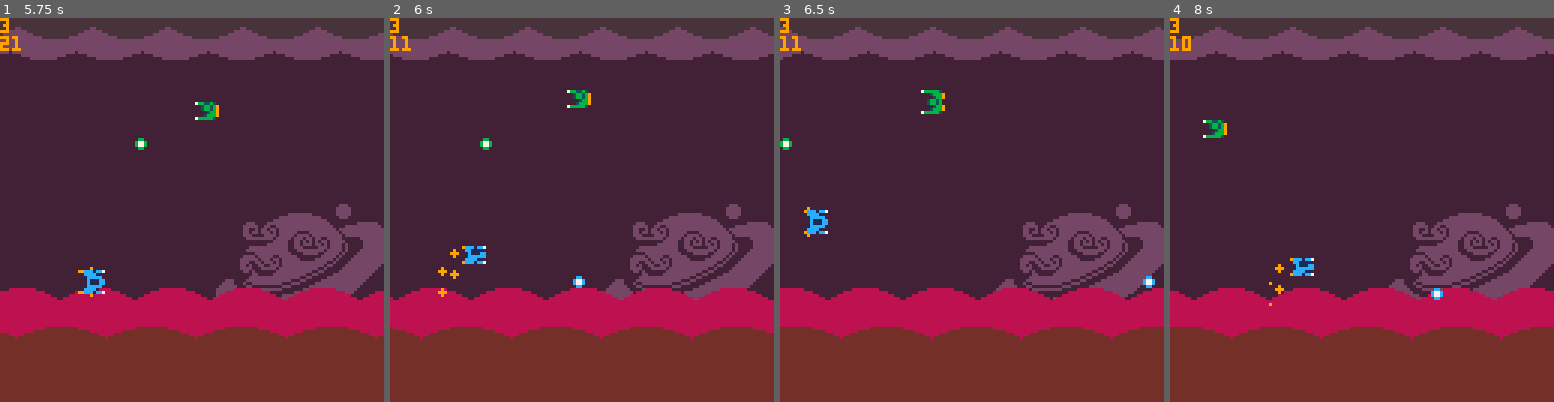
Above: before the commit, frames 1-4 (left to right).
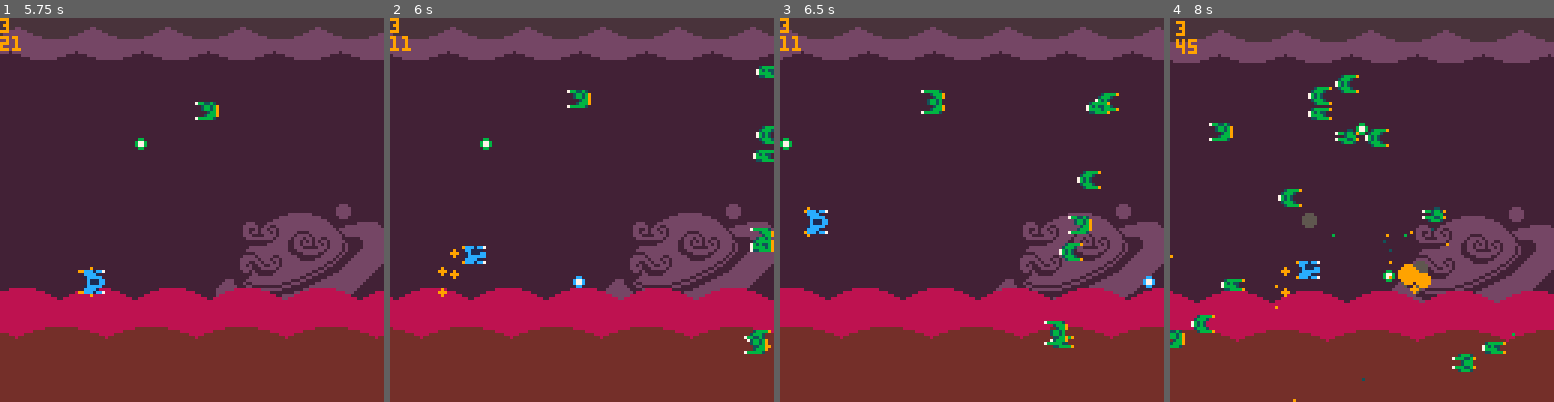
Above: after the commit, the same moments.

Repository: Sarah-Duck/toxic-invaders
Game: PICO-8 cartridge pico-bhell.p8
Two runs of this game, one before a commit and one after it. Both use one fixed random seed, a clock stepped at 60 frames per second and the inputs below.
Inputs:
- Up to frame 1 (5.75 s): tap O (Z key) at 0.33, 0.7, 1.43, 2.22, 3.1, 3.98, 4.87 s; hold Left 1.97-2.37 s; hold Down 2.42-2.82 s; hold Right 2.87-3.53 s; hold Up 3.58-4.08 s; hold Right 4.13-4.53 s; hold Down 4.58-5.08 s; hold Left from 5.13 s (still down)
- Up to frame 2 (6 s): tap O (Z key) at 5.75 s; release Left at 5.8 s; hold Up from 5.85 s (still down)
- Up to frame 3 (6.5 s): release Up at 6.18 s; hold Left from 6.23 s (still down)
- Up to frame 4 (8 s): release Left at 6.63 s; tap O (Z key) at 6.63, 7.52 s; hold Down 6.68-7.08 s; hold Right 7.13-7.8 s; hold Up from 7.85 s (still down)

Frame 1 is identical in both runs. In frame 2, 1.1% of the frame differs, in the area x 92-100%, y 12-88%; in frame 3, 1.2%; in frame 4, 9.1%, in the area x 0-100%, y 0-100%.

Commit message:
Programed the "ball shooter" and made some changes here and there

Diff:
--- a/enemies.lua
+++ b/enemies.lua
@@ -38,7 +38,7 @@
     function enemy.collide(object)
         if enemy.x+4 >= object.x and enemy.x+4 <= object.x+object.w and enemy.y+4 >= object.y and enemy.y+4 <= object.y+object.h and object.inv < 0 then
             object:shot()
-            explosion(enemy.x, enemy.y)
+            explosion(enemy.x+4, enemy.y+4)
             enemy.health -= 2
         end
     end
@@ -148,3 +148,81 @@
 
     add(enemies, enemy)
 end
+
+--Big ol fella that shoots CIRCLES of BULLETS!!!!!!
+
+function addballshooter(x, y, health, speed)
+    local enemy = {}
+    enemy.x = x
+    enemy.y = y
+    enemy.offset = rnd()
+    enemy.w = 8*4
+    enemy.h = 8*2
+    enemy.inv = -1
+    enemy.health = health
+    enemy.shootcooldown = 0
+    enemy.speed = speed
+
+    function enemy.draw(enemy)
+        if enemy.inv < 0 or ceil(enemy.inv*10%2) == 1 then
+            local sprite = 55
+            if enemy.health < 7 then sprite = 39 end
+            spr(sprite, enemy.x, enemy.y, 4, 1, false, true)
+            spr(sprite, enemy.x, enemy.y+8, 4, 1)
+        end
+    end
+
+    function enemy.shot(enemy)
+        --explode
+        explosion(enemy.x+rnd(16), enemy.y+rnd(8))
+        --and reduce health
+        enemy.health -= 1
+        enemy.inv = 0.5
+        sfx(4)
+    end
+
+    function enemy.collide(object)
+        if enemy.x+4 >= object.x and enemy.x+4 <= object.x+object.w and enemy.y+4 >= object.y and enemy.y+4 <= object.y+object.h and object.inv < 0 then
+            object:shot()
+            explosion(enemy.x+4, enemy.y+4, 8*4, 8*2)
+            enemy.health -= 3
+        end
+    end
+
+    function enemy.update()
+        enemy.x -= speed
+        enemy.shootcooldown -= 1/60
+        enemy.inv -= 1/60
+        foreach(players, enemy.collide)
+        if enemy.shootcooldown < 0 then
+            enemy.shootcooldown = 2
+            for i = 1, 48, 1 do
+                if sin(i/48) < 0.3 and sin((i+currentwavetime)/8) < 0.4 then
+                    addbullet(enemy.x+4, enemy.y+4, sin(i/48)/2, cos(i/48)/2, true, 3)
+                end
+            end
+        end
+        if enemy.x < -32 then
+            del(enemies, enemy)
+        end
+        if enemy.health < 8 then
+            addcircle(enemy.x+20+rnd(8), enemy.y+6+rnd(8), -0.5, -0.2, rnd(8), rnd(1.5)+1, 5, 0)
+        end
+        if enemy.health <= 0 then
+            for i = 1, 24, 1 do
+                addcircle(enemy.x+rnd(8), enemy.y+rnd(8), rnd(4)-2, -rnd(2)-1, 1, 2, rnd({3, 11, 9}), -0.1)
+            end
+            if rnd(100) > 80 then
+                addpickup(enemy.x, enemy.y)
+            end
+            if shake < 3 then
+                shake = 12
+            end
+            sfx(2)
+            explosion(enemy.x+4, enemy.y+4, 8*4, 8*2)
+            del(enemies, enemy)
+        end
+    end
+
+    add(enemies, enemy)
+end
--- a/particles.lua
+++ b/particles.lua
@@ -28,11 +28,13 @@
     add(obj, circle)
 end
 
-function explosion(x,y)
-    for i = 1, 4, 1 do
-        addcircle(x+rnd(8), y+rnd(8), -0.5, 0, rnd(8), rnd(1.5)+1, 5, 0)
+function explosion(x,y, w, h)
+    w = w or 8
+    h = h or 8
+    for i = 1, w/2, 1 do
+        addcircle(x+rnd(w), y+rnd(h), -0.5, 0, rnd(8), rnd(1.5)+1, 5, 0)
     end
-    for i = 1, 4, 1 do
-        addcircle(x+rnd(8), y+rnd(8), -0.4, 0, rnd(8), rnd(1)+0.5, 9, 0)
+    for i = 1, w/2, 1 do
+        addcircle(x+rnd(w), y+rnd(h), -0.4, 0, rnd(8), rnd(1)+0.5, 9, 0)
     end
 end
--- a/pickups.lua
+++ b/pickups.lua
@@ -50,6 +50,7 @@
         elseif pickup.type == "3shoot" then
             player.shoot3 = true
         end
+        sfx(6)
     end
 
     function pickup.draw(pickup)
--- a/waves.lua
+++ b/waves.lua
@@ -1,5 +1,5 @@
 wave = {} --store wave functions here
-currentwave = 1 --THIS IS THE CURRENT WAVE
+currentwave = 1 --THIS IS THE CURRENT WAVE, SHOLD BE 1 UNLESS TESTING SOMETHING
 currentwavetime = 0
 delaytimer = 0
 everysecondtimer = 0
@@ -12,10 +12,7 @@
     everysecond = function()
     end,
     conditions = function()
-        if #enemies < 1 then
-            return true
-        else
-            return false
+        if #enemies < 1 then return true else return false
         end
     end
 }
@@ -30,10 +27,7 @@
     everysecond = function()
     end,
     conditions = function()
-        if #enemies < 1 then
-            return true
-        else
-            return false
+        if #enemies < 2 then return true else return false
         end
     end
 }
@@ -49,26 +43,7 @@
     everysecond = function()
     end,
     conditions = function()
-        if #enemies < 1 then
-            return true
-        else
-            return false
-        end
-    end
-}
-
-wave[4] = {
-    delay = 0,
-    start = function()
-        addwallshooter(130, true, 10, 0.7)
-    end,
-    everysecond = function()
-    end,
-    conditions = function()
-        if #enemies < 1 then
-            return true
-        else
-            return false
+        if #enemies < 5 then return true else return false
         end
     end
 }
@@ -84,10 +59,7 @@
     everysecond = function()
     end,
     conditions = function()
-        if #enemies < 1 then
-            return true
-        else
-            return false
+        if #enemies < 2 then return true else return false
         end
     end
 }
@@ -95,21 +67,54 @@
 wave[5] = {
     delay = 0,
     start = function()
-        for i = 1, 10, 1 do
-            addwallshooter(100 + (50-i)*i, (i%2==1), 10, 0.4)
+        for i = 1, 12, 1 do
+            addwallshooter(100 + (54-i)*i, (i%2==1), 10, 0.4)
         end
-        addpickup(420, 60, "health")
+        addpickup(490, 60, "health")
     end,
     everysecond = function()
-        if flr(currentwavetime%3) == 2 and currentwavetime < 14 then
-            addbasicenemy(128, rnd(100)+10, rnd(basicenemysprites), 1, 0.6)
+        if flr(currentwavetime%3) == 2 and currentwavetime < 16 then
+            for i = 1, currentwavetime/4, 1 do
+                addbasicenemy(128+rnd(20), rnd(100)+10, rnd(basicenemysprites), 1, 0.6)
+            end
         end
     end,
     conditions = function()
-        if #enemies < 1 then
-            return true
-        else
-            return false
+        if #enemies < 2 and currentwavetime > 12 then return true else return false
+        end
+    end
+}
+
+wave[6] = {
+    delay = 0,
+    start = function()
+        addballshooter(128, 56, 12, 0.1)
+        addballshooter(160, 14, 12, 0.1)
+        addballshooter(160, 100, 12, 0.1)
+    end,
+    everysecond = function()
+    end,
+    conditions = function()
+        if #enemies < 1 then return true else return false
+        end
+    end
+}
+
+wave[7] = {
+    delay = 1,
+    start = function()
+        addballshooter(140, 56, 12, 0.2)
+        addwallshooter(120, true, 10, 0.3)
+        addwallshooter(220, true, 10, 0.3)
+        addbasicenemy(128, 30, rnd(basicenemysprites), 1, 0.5)
+        addbasicenemy(128, 110, rnd(basicenemysprites), 1, 0.5)
+        addbasicenemy(140, 30, rnd(basicenemysprites), 1, 0.2)
+        addbasicenemy(140, 110, rnd(basicenemysprites), 1, 0.2)
+    end,
+    everysecond = function()
+    end,
+    conditions = function()
+        if #enemies < 2 then return true else return false
         end
     end
 }
